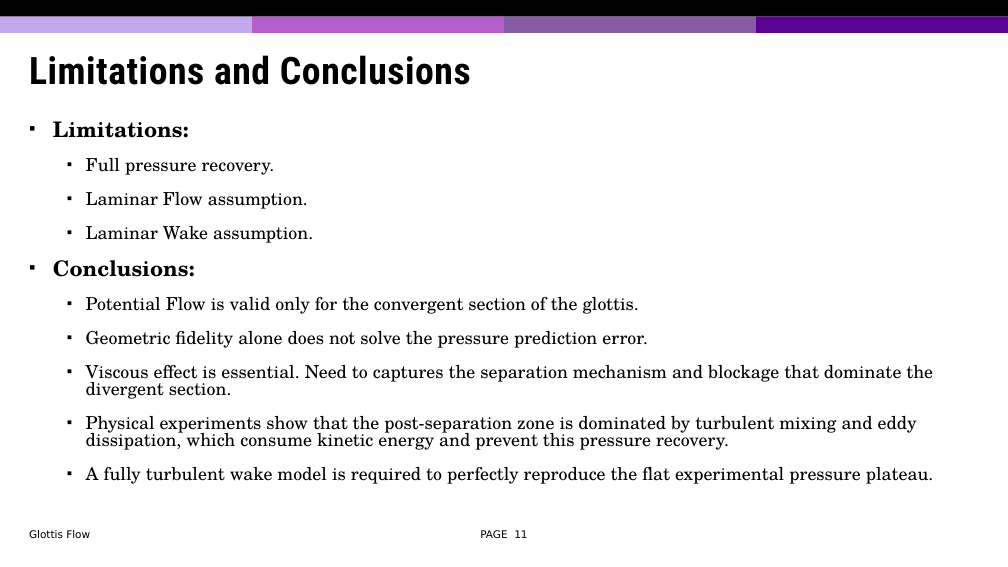
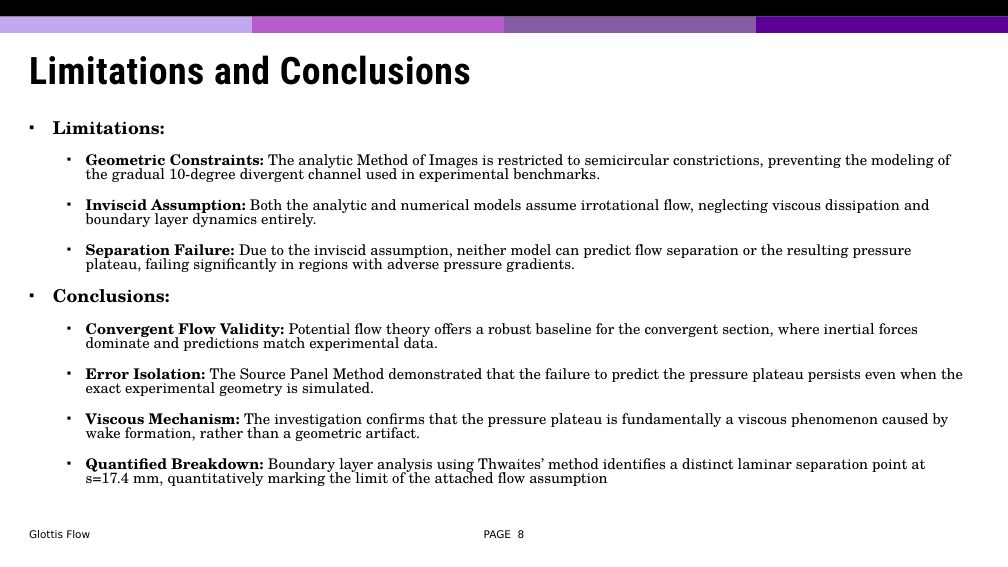
Before and after one commit to jiangdizhu/ME662-Project, a slide deck: slide 8 of ME662_Project_Presentation_JD.pptx (slide 11 before the commit). Drawn at 1008x567 pixels with LibreOffice and Linux fonts; fonts in the diff are those of the drawing; background and template pictures are left out. Boxes give left, top, right and bottom in pixels: in the first picture for what was removed or moved away, otherwise in the second. Text is boxed around its words. In the diff, an @@ line names an element or a change of style, - is before the commit and + after.

```diff
--- a/ME662_Project_Presentation_JD.pptx
+++ b/ME662_Project_Presentation_JD.pptx
@@ text at [53,121,170,303]: size 20.4 to 16.8 pt in "Limitations:", "Conclusions:" @@
@@ text at [86,154,950,272]: text changed; size 17 to 14 pt @@
-  ▪ Full pressure recovery.
-  ▪ Laminar Flow assumption.
-  ▪ Laminar Wake assumption.
+  ▪ Geometric Constraints: The analytic Method of Images is restricted to semicircular constrictions, preventing the modeling of the gradual 10-degree divergent channel used in experimental benchmarks.
+  ▪ Inviscid Assumption: Both the analytic and numerical models assume irrotational flow, neglecting viscous dissipation and boundary layer dynamics entirely.
+  ▪ Separation Failure: Due to the inviscid assumption, neither model can predict flow separation or the resulting pressure plateau, failing significantly in regions with adverse pressure gradients.
@@ text at [86,323,963,486]: text changed; size 17 to 14 pt @@
-  ▪ Potential Flow is valid only for the convergent section of the glottis.
-  ▪ Geometric fidelity alone does not solve the pressure prediction error.
-  ▪ Viscous effect is essential. Need to captures the separation mechanism and blockage that dominate the divergent section.
-  ▪ Physical experiments show that the post-separation zone is dominated by turbulent mixing and eddy dissipation, which consume kinetic energy and prevent this pressure recovery.
-  ▪ A fully turbulent wake model is required to perfectly reproduce the flat experimental pressure plateau.
+  ▪ Convergent Flow Validity: Potential flow theory offers a robust baseline for the convergent section, where inertial forces dominate and predictions match experimental data.
+  ▪ Error Isolation: The Source Panel Method demonstrated that the failure to predict the pressure plateau persists even when the exact experimental geometry is simulated.
+  ▪ Viscous Mechanism: The investigation confirms that the pressure plateau is fundamentally a viscous phenomenon caused by wake formation, rather than a geometric artifact.
+  ▪ Quantified Breakdown: Boundary layer analysis using Thwaites’ method identifies a distinct laminar separation point at s=17.4 mm, quantitatively marking the limit of the attached flow assumption
@@ page number at [484,530,525,538]: text changed @@
-PAGE 11
+PAGE 8
```
Also in this commit, not shown: 1 other slide changed, 3 slides removed, 1 other file.
